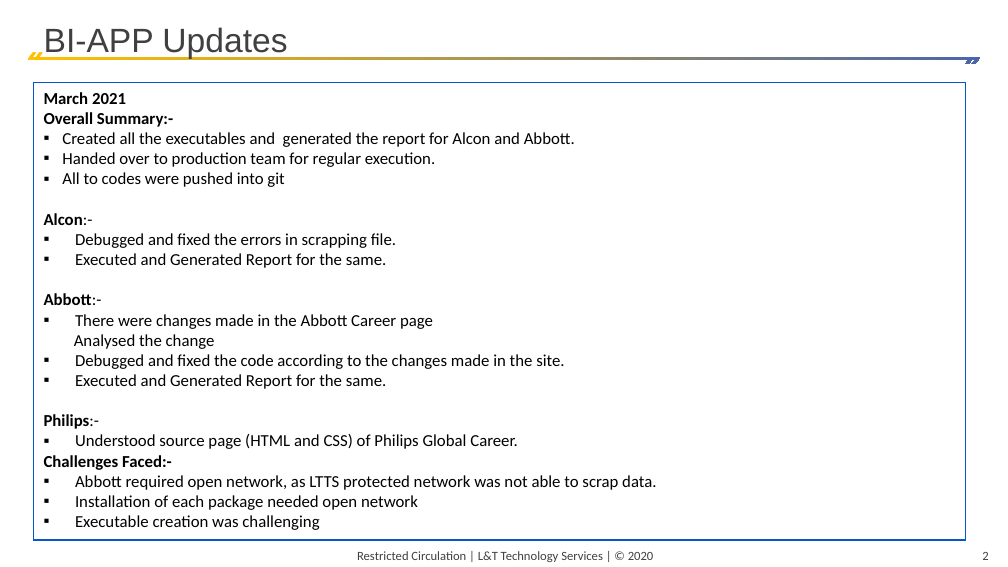
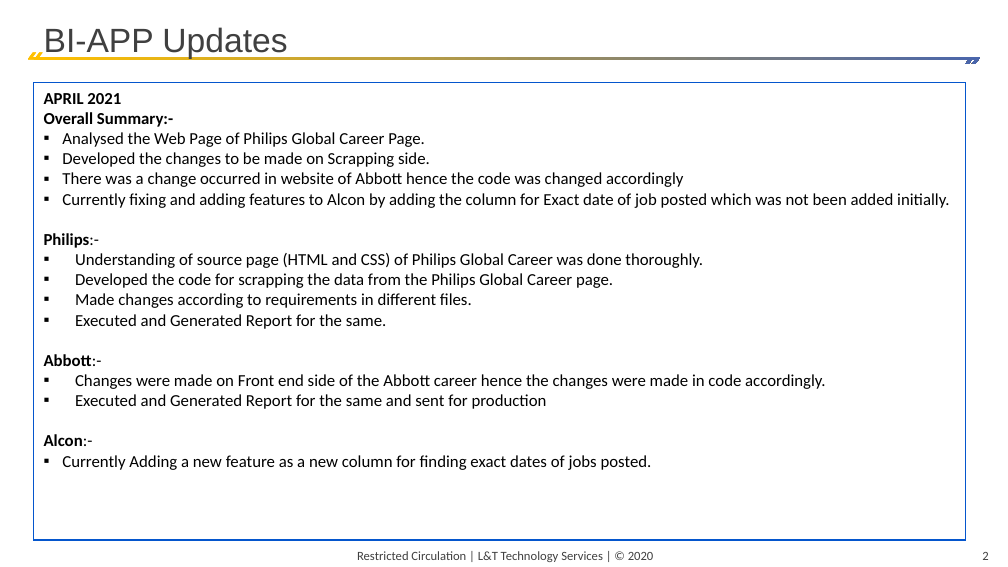
Before and after one commit to 99002543/transfer, a slide deck: slide 2 of Template for ET Monthly Managment Review.pptx. Drawn at 1008x567 pixels with LibreOffice and Linux fonts; fonts in the diff are those of the drawing. Boxes give left, top, right and bottom in pixels: in the first picture for what was removed or moved away, otherwise in the second. Text is boxed around its words. In the diff, an @@ line names an element or a change of style, - is before the commit and + after.

Commit message:
Add files via upload
April monthly review

```diff
--- a/Template for ET Monthly Managment Review.pptx
+++ b/Template for ET Monthly Managment Review.pptx
@@ text in rectangle at [44,93,121,104]: text changed @@
-March 2021
+APRIL 2021
@@ text in rectangle at [44,132,949,308]: text changed @@
-▪ Created all the executables and generated the report for Alcon and Abbott.
-▪ Handed over to production team for regular execution.
-▪ All to codes were pushed into git
-Alcon:-
-▪ Debugged and fixed the errors in scrapping file.
+▪ Analysed the Web Page of Philips Global Career Page.
+▪ Developed the changes to be made on Scrapping side.
+▪ There was a change occurred in website of Abbott hence the code was changed accordingly
+▪ Currently fixing and adding features to Alcon by adding the column for Exact date of job posted which was not been added initially.
+Philips:-
+▪ Understanding of source page (HTML and CSS) of Philips Global Career was done thoroughly.
+▪ Developed the code for scrapping the data from the Philips Global Career page.
+▪ Made changes according to requirements in different files.
@@ text in rectangle at [44,374,826,470]: text changed @@
-▪ There were changes made in the Abbott Career page
-Analysed the change
-▪ Debugged and fixed the code according to the changes made in the site.
-▪ Executed and Generated Report for the same.
-Philips:-
-▪ Understood source page (HTML and CSS) of Philips Global Career.
-Challenges Faced:-
-▪ Abbott required open network, as LTTS protected network was not able to scrap data.
-▪ Installation of each package needed open network
-▪ Executable creation was challenging
+▪ Changes were made on Front end side of the Abbott career hence the changes were made in code accordingly.
+▪ Executed and Generated Report for the same and sent for production
+Alcon:-
+▪ Currently Adding a new feature as a new column for finding exact dates of jobs posted.
```
Also in this commit, not shown: 1 other slide changed, 1 slide added.
